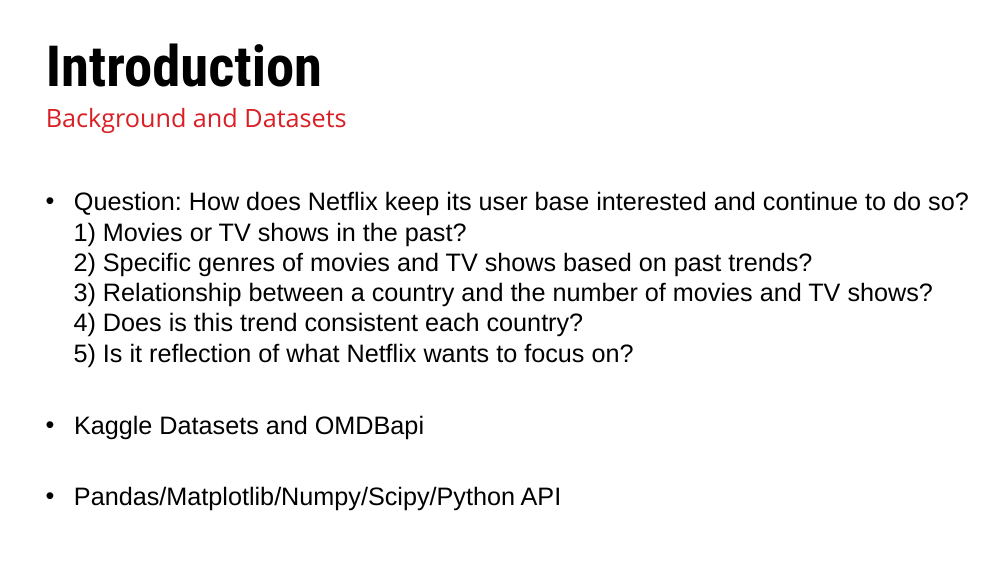
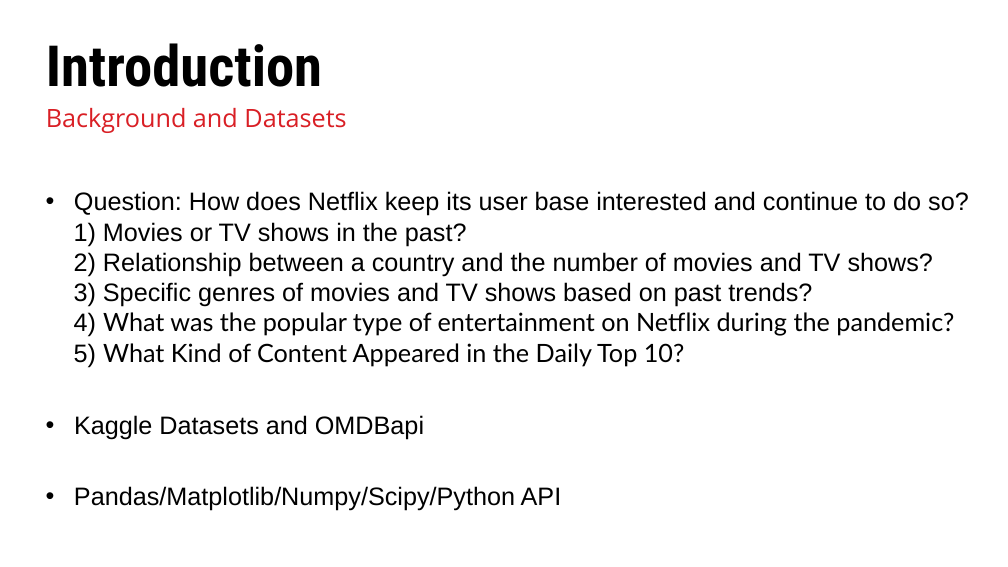
Before and after one commit to Costilrt/The-First-Project, a slide deck: slide 2 of TeamProjectPPT updated.pptx. Drawn at 1008x567 pixels with LibreOffice and Linux fonts; fonts in the diff are those of the drawing; background and template pictures are left out. Boxes give left, top, right and bottom in pixels: in the first picture for what was removed or moved away, otherwise in the second. Text is boxed around its words. In the diff, an @@ line names an element or a change of style, - is before the commit and + after.

Commit message:
Updated PPT with questions

```diff
--- a/TeamProjectPPT updated.pptx
+++ b/TeamProjectPPT updated.pptx
@@ text at [74, 252, 954, 367]: text changed @@
-2) Specific genres of movies and TV shows based on past trends?
-3) Relationship between a country and the number of movies and TV shows?
-4) Does is this trend consistent each country?
-5) Is it reflection of what Netflix wants to focus on?
+2) Relationship between a country and the number of movies and TV shows?
+3) Specific genres of movies and TV shows based on past trends?
+4) What was the popular type of entertainment on Netflix during the pandemic?
+5) What Kind of Content Appeared in the Daily Top 10?
```
